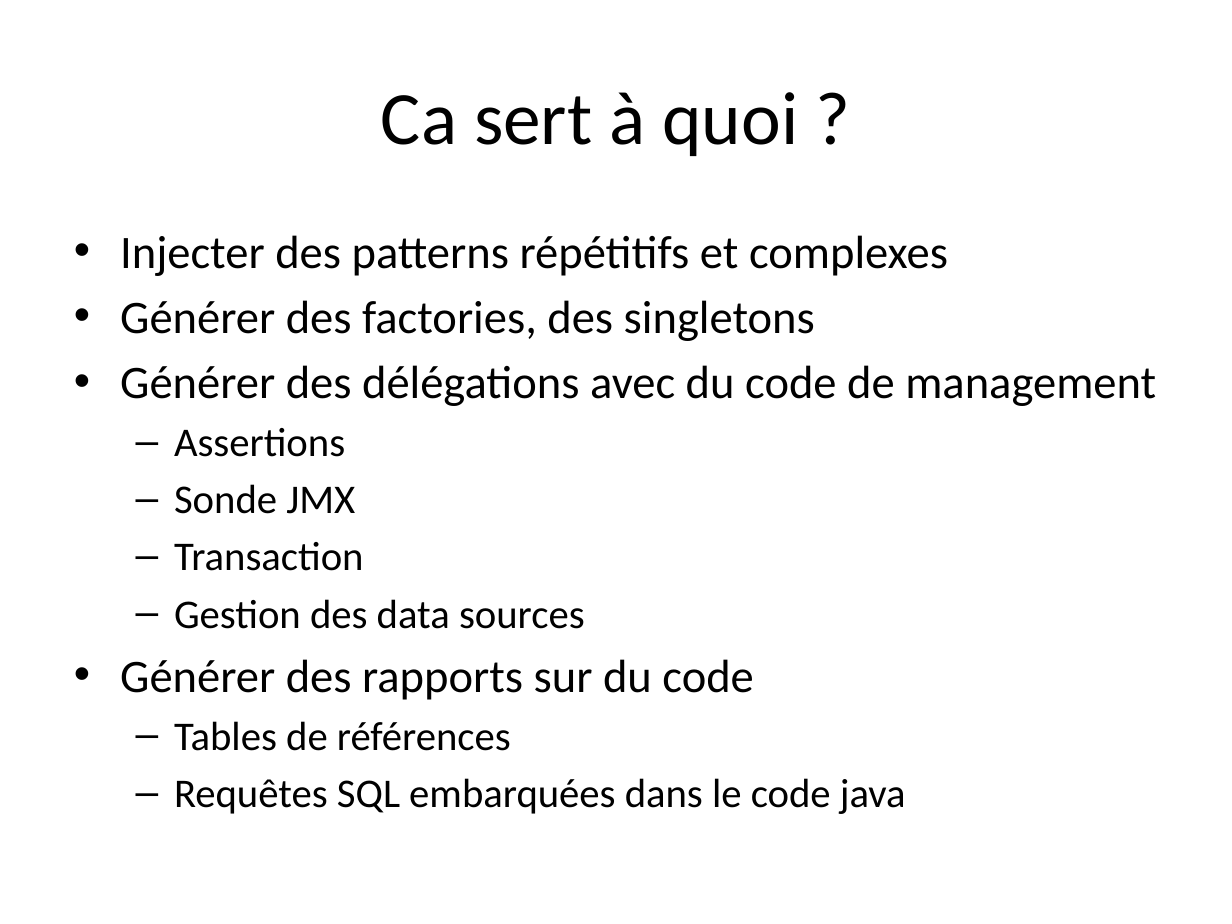
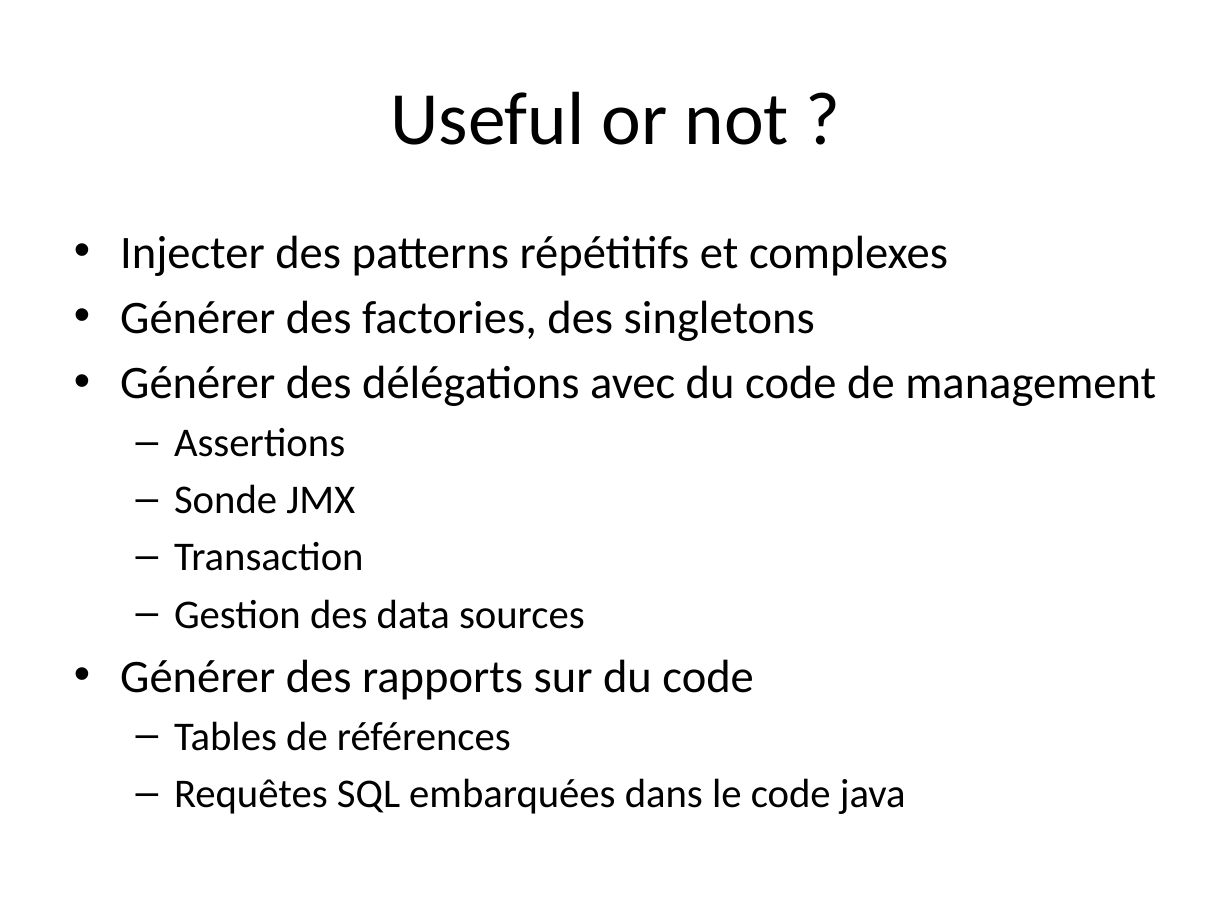
Before and after one commit to dbaeli/ez18n, a slide deck: slide 19 of ez18n-slides/javaone-2012/ez18n_javaone2012.pptx. Drawn at 1232x924 pixels with LibreOffice and Linux fonts; fonts in the diff are those of the drawing; background and template pictures are left out. Boxes give left, top, right and bottom in pixels: in the first picture for what was removed or moved away, otherwise in the second. Text is boxed around its words. In the diff, an @@ line names an element or a change of style, - is before the commit and + after.

```diff
--- a/ez18n-slides/javaone-2012/ez18n_javaone2012.pptx
+++ b/ez18n-slides/javaone-2012/ez18n_javaone2012.pptx
@@ title at bbox=[390, 91, 789, 145]: text changed @@
-Ca sert à quoi ?
+Useful or not ?
```
Also in this commit, not shown: 10 other slides changed, 8 other files.
